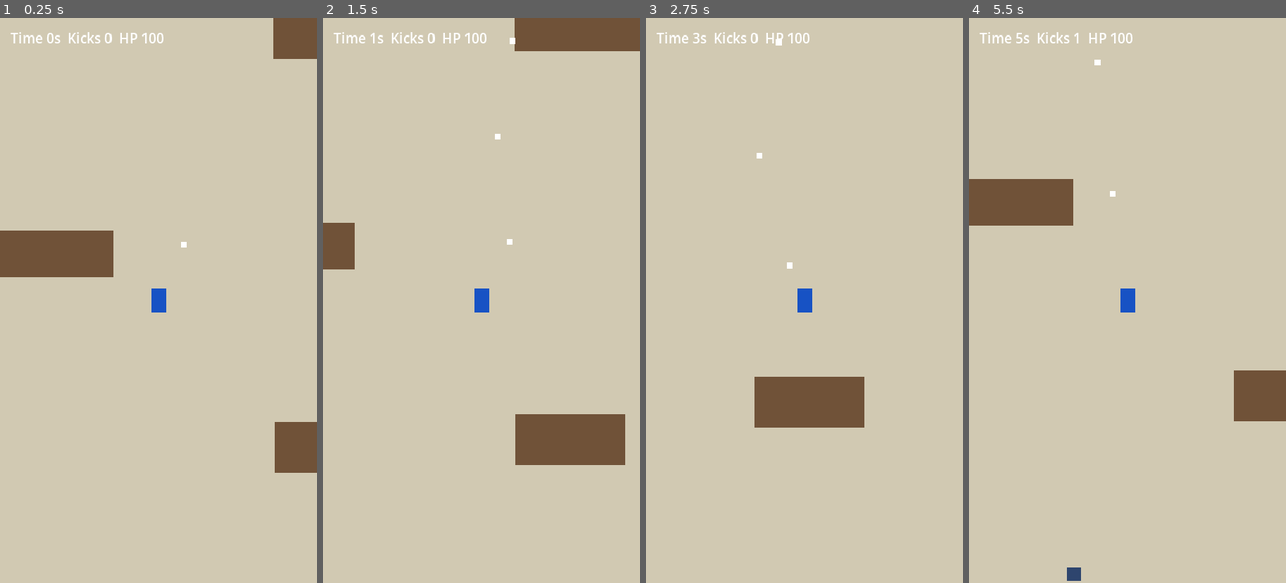
Above: before the commit, frames 1-4 (left to right).
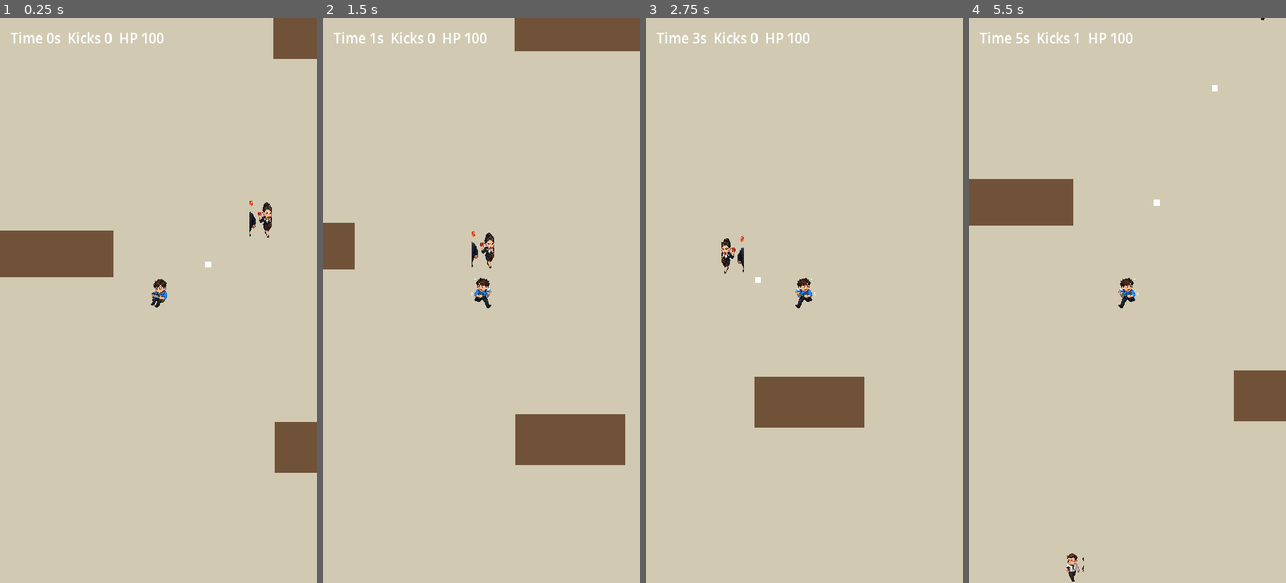
Above: after the commit, the same moments.

Repository: llzclm1/laocao-homepage
Game: Godot game, scene res://scenes/Main.tscn
The game is run twice, just before and just after one commit, with the same random seed, the same clock (stepped at 60 frames per second) and the same inputs.
Inputs (mouse positions are in pixels of both pictures, inside the frame that each line leads up to):
- Up to frame 1 (0.25 s): no input
- Up to frame 2 (1.5 s): move the mouse to (551, 272) at 0.52 s; hold Right (ui_right) 0.53-1.25 s; click (551, 272) at 0.67 s; drag from (418, 328) to (465, 413) at 1.27 s
- Up to frame 3 (2.75 s): move the mouse to (836, 176) at 2.02 s; hold Right (ui_right) from 2.03 s (still down)
- Up to frame 4 (5.5 s): release Right (ui_right) at 2.75 s; drag from (1111, 413) to (1032, 215) at 2.77 s; move the mouse to (1222, 385) at 3.52 s; hold Left (ui_left) 3.53-4.25 s; drag from (1032, 215) to (1079, 159) at 4.27 s; move the mouse to (1143, 300) at 5.02 s; hold Down (ui_down) from 5.03 s (still down); click (1143, 300) at 5.17 s

The runs differ from the first frame. In frame 1, 0.5% of the frame differs, in the area x 47-86%, y 32-53%; in frame 2, 0.5%; in frame 3, 0.6%, in the area x 23-54%, y 3-53%; in frame 4, 0.5%.

Commit message:
feat: add worldcup art to godot poc

Diff:
--- a/godot/worldcup-poc/scenes/Enemy.tscn
+++ b/godot/worldcup-poc/scenes/Enemy.tscn
@@ -1,13 +1,21 @@
-[gd_scene load_steps=2 format=3 uid="uid://worldcup_enemy_poc"]
+[gd_scene load_steps=7 format=3 uid="uid://worldcup_enemy_poc"]
 
 [ext_resource type="Script" path="res://scripts/enemy.gd" id="1"]
+[ext_resource type="Texture2D" path="res://assets/worldcup/worldcup_patrol_colleague.png" id="2"]
+[ext_resource type="Texture2D" path="res://assets/worldcup/worldcup_hr.png" id="3"]
+[ext_resource type="Texture2D" path="res://assets/worldcup/worldcup_boss.png" id="4"]
+[ext_resource type="Texture2D" path="res://assets/worldcup/worldcup_message_supervisor.png" id="5"]
+[ext_resource type="Texture2D" path="res://assets/worldcup/worldcup_meeting_notice.png" id="6"]
 
 [node name="Enemy" type="CharacterBody2D"]
 script = ExtResource("1")
+patrol_texture = ExtResource("2")
+hr_texture = ExtResource("3")
+boss_texture = ExtResource("4")
+supervisor_texture = ExtResource("5")
+meeting_texture = ExtResource("6")
 
-[node name="Body" type="ColorRect" parent="."]
-offset_left = -16.0
-offset_top = -16.0
-offset_right = 16.0
-offset_bottom = 16.0
-color = Color(0.12, 0.14, 0.18, 1)
+[node name="Body" type="Sprite2D" parent="."]
+texture = ExtResource("2")
+scale = Vector2(0.16, 0.16)
+offset = Vector2(0, -92)
--- a/godot/worldcup-poc/scenes/Player.tscn
+++ b/godot/worldcup-poc/scenes/Player.tscn
@@ -1,13 +1,15 @@
-[gd_scene load_steps=2 format=3 uid="uid://worldcup_player_poc"]
+[gd_scene load_steps=4 format=3 uid="uid://worldcup_player_poc"]
 
 [ext_resource type="Script" path="res://scripts/player.gd" id="1"]
+[ext_resource type="Texture2D" path="res://assets/worldcup/worldcup_player_idle.png" id="2"]
+[ext_resource type="Texture2D" path="res://assets/worldcup/worldcup_player_run.png" id="3"]
 
 [node name="Player" type="CharacterBody2D"]
 script = ExtResource("1")
+idle_texture = ExtResource("2")
+run_texture = ExtResource("3")
 
-[node name="Body" type="ColorRect" parent="."]
-offset_left = -18.0
-offset_top = -28.0
-offset_right = 18.0
-offset_bottom = 28.0
-color = Color(0.09, 0.32, 0.77, 1)
+[node name="Body" type="Sprite2D" parent="."]
+texture = ExtResource("2")
+scale = Vector2(0.18, 0.18)
+offset = Vector2(0, -96)
--- a/godot/worldcup-poc/scripts/enemy.gd
+++ b/godot/worldcup-poc/scripts/enemy.gd
@@ -1,6 +1,12 @@
 extends CharacterBody2D
 
 signal died(enemy: Node)
+
+@export var patrol_texture: Texture2D
+@export var hr_texture: Texture2D
+@export var boss_texture: Texture2D
+@export var supervisor_texture: Texture2D
+@export var meeting_texture: Texture2D
 
 var hp: int = 24
 var speed: float = 105.0
@@ -8,6 +14,8 @@
 var enemy_type: String = "patrol"
 var target: Node2D
 var radius: float = 18.0
+
+@onready var body: Sprite2D = $Body
 
 
 func configure(type_name: String, target_node: Node2D) -> void:
@@ -18,23 +26,37 @@
 		speed = 92.0
 		damage = 18
 		radius = 24.0
-		$Body.color = Color(0.03, 0.04, 0.06, 1)
+		body.texture = hr_texture
+		body.scale = Vector2(0.18, 0.18)
 	elif enemy_type == "boss":
 		hp = 1200
 		speed = 70.0
 		damage = 24
 		radius = 42.0
-		$Body.color = Color(0.35, 0.39, 0.45, 1)
-		$Body.offset_left = -34.0
-		$Body.offset_top = -40.0
-		$Body.offset_right = 34.0
-		$Body.offset_bottom = 40.0
+		body.texture = boss_texture
+		body.scale = Vector2(0.26, 0.26)
+	elif enemy_type == "supervisor":
+		hp = 72
+		speed = 104.0
+		damage = 14
+		radius = 22.0
+		body.texture = supervisor_texture
+		body.scale = Vector2(0.17, 0.17)
+	elif enemy_type == "meeting":
+		hp = 54
+		speed = 138.0
+		damage = 16
+		radius = 20.0
+		body.texture = meeting_texture
+		body.scale = Vector2(0.2, 0.2)
+		body.offset = Vector2(0, -56)
 	else:
 		hp = 38
 		speed = 120.0
 		damage = 10
 		radius = 18.0
-		$Body.color = Color(0.18, 0.27, 0.43, 1)
+		body.texture = patrol_texture
+		body.scale = Vector2(0.16, 0.16)
 
 
 func take_damage(amount: int) -> void:
@@ -48,4 +70,6 @@
 	if not is_instance_valid(target):
 		return
 	velocity = (target.global_position - global_position).normalized() * speed
+	if abs(velocity.x) > 0.01:
+		body.flip_h = velocity.x < 0.0
 	move_and_slide()
--- a/godot/worldcup-poc/scripts/main.gd
+++ b/godot/worldcup-poc/scripts/main.gd
@@ -31,6 +31,7 @@
 	world.add_child(player)
 	player.global_position = WORLD_SIZE * 0.5
 	camera.global_position = player.global_position
+	spawn_enemy_at("hr", player.global_position + Vector2(260, -190))
 
 
 func _process(delta: float) -> void:
@@ -71,6 +72,10 @@
 		var type_name := "patrol"
 		if elapsed > 70.0 and randf() < 0.18:
 			type_name = "hr"
+		elif elapsed > 35.0 and randf() < 0.16:
+			type_name = "supervisor"
+		elif elapsed > 18.0 and randf() < 0.14:
+			type_name = "meeting"
 		spawn_enemy(type_name)
 		spawn_timer = max(0.25, 0.88 - elapsed / 240.0)
 	if not boss_spawned and elapsed >= 95.0:
@@ -136,9 +141,13 @@
 
 
 func spawn_enemy(type_name: String) -> void:
+	spawn_enemy_at(type_name, random_spawn_point())
+
+
+func spawn_enemy_at(type_name: String, position: Vector2) -> void:
 	var enemy = enemy_scene.instantiate()
 	world.add_child(enemy)
-	enemy.global_position = random_spawn_point()
+	enemy.global_position = position
 	enemy.configure(type_name, player)
 	enemy.died.connect(_on_enemy_died)
 	enemies.append(enemy)
--- a/godot/worldcup-poc/scripts/player.gd
+++ b/godot/worldcup-poc/scripts/player.gd
@@ -1,9 +1,13 @@
 extends CharacterBody2D
 
 @export var speed: float = 330.0
+@export var idle_texture: Texture2D
+@export var run_texture: Texture2D
 
 var hp: int = 100
 var move_vector: Vector2 = Vector2.ZERO
+
+@onready var body: Sprite2D = $Body
 
 
 func set_move_vector(value: Vector2) -> void:
@@ -12,4 +16,7 @@
 
 func _physics_process(_delta: float) -> void:
 	velocity = move_vector * speed
+	body.texture = run_texture if move_vector.length_squared() > 0.01 else idle_texture
+	if abs(move_vector.x) > 0.01:
+		body.flip_h = move_vector.x < 0.0
 	move_and_slide()
Binary file added: godot/worldcup-poc/assets/worldcup/worldcup_boss.png
Not shown, added: godot/worldcup-poc/assets/worldcup/worldcup_boss.png.import
Binary file added: godot/worldcup-poc/assets/worldcup/worldcup_hr.png
Not shown, added: godot/worldcup-poc/assets/worldcup/worldcup_hr.png.import
Binary file added: godot/worldcup-poc/assets/worldcup/worldcup_meeting_notice.png
Not shown, added: godot/worldcup-poc/assets/worldcup/worldcup_meeting_notice.png.import
Binary file added: godot/worldcup-poc/assets/worldcup/worldcup_message_supervisor.png
Not shown, added: godot/worldcup-poc/assets/worldcup/worldcup_message_supervisor.png.import
Binary file added: godot/worldcup-poc/assets/worldcup/worldcup_patrol_colleague.png
Not shown, added: godot/worldcup-poc/assets/worldcup/worldcup_patrol_colleague.png.import
Binary file added: godot/worldcup-poc/assets/worldcup/worldcup_player_idle.png
Not shown, added: godot/worldcup-poc/assets/worldcup/worldcup_player_idle.png.import
(and 5 more such lines)
